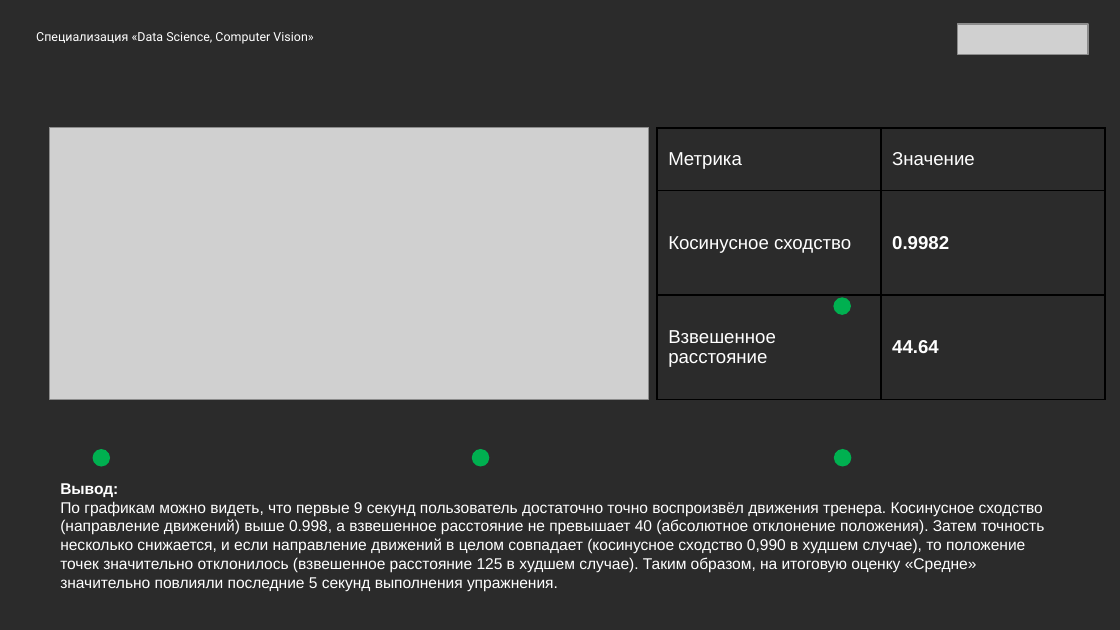
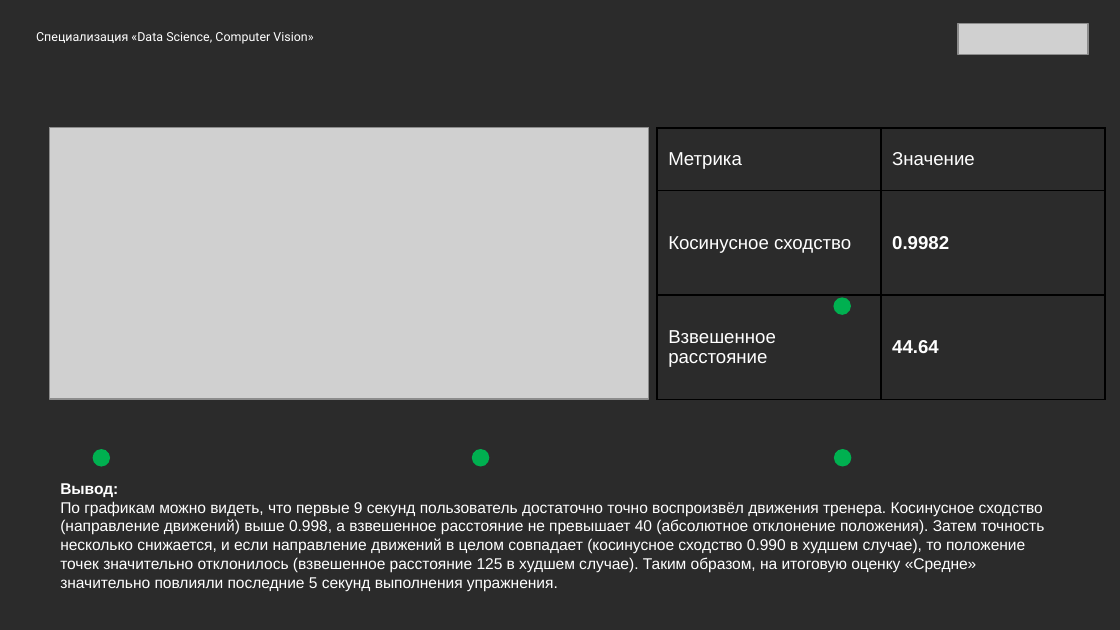
Before and after one commit to vokhmianin-da/Pose-Estimation, a slide deck: slide 8 of Презентация.pptx. Drawn at 1120x630 pixels with LibreOffice and Linux fonts; fonts in the diff are those of the drawing; grey boxes stand for pictures; background and template pictures are left out; a plain dark background stands for a picture behind light text. Boxes give left, top, right and bottom in pixels: in the first picture for what was removed or moved away, otherwise in the second. Text is boxed around its words. In the diff, an @@ line names an element or a change of style, - is before the commit and + after.

```diff
--- a/Презентация.pptx
+++ b/Презентация.pptx
@@ text at <box>60,501,1044,591</box>: text changed @@
-По графикам можно видеть, что первые 9 секунд пользователь достаточно точно воспроизвёл движения тренера. Косинусное сходство (направление движений) выше 0.998, а взвешенное расстояние не превышает 40 (абсолютное отклонение положения). Затем точность несколько снижается, и если направление движений в целом совпадает (косинусное сходство 0,990 в худшем случае), то положение точек значительно отклонилось (взвешенное расстояние 125 в худшем случае). Таким образом, на итоговую оценку «Средне» значительно повлияли последние 5 секунд выполнения упражнения.
+По графикам можно видеть, что первые 9 секунд пользователь достаточно точно воспроизвёл движения тренера. Косинусное сходство (направление движений) выше 0.998, а взвешенное расстояние не превышает 40 (абсолютное отклонение положения). Затем точность несколько снижается, и если направление движений в целом совпадает (косинусное сходство 0.990 в худшем случае), то положение точек значительно отклонилось (взвешенное расстояние 125 в худшем случае). Таким образом, на итоговую оценку «Средне» значительно повлияли последние 5 секунд выполнения упражнения.
```
Also in this commit, not shown: 1 other slide changed.
